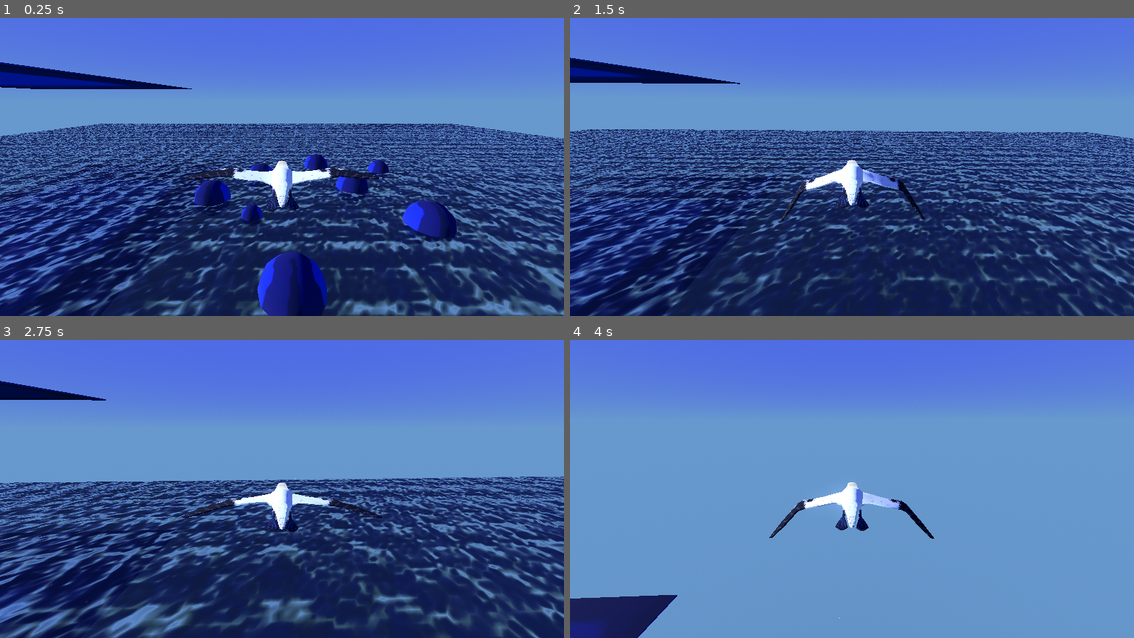
Above: before the commit, frames 1-4 (two rows, left to right).
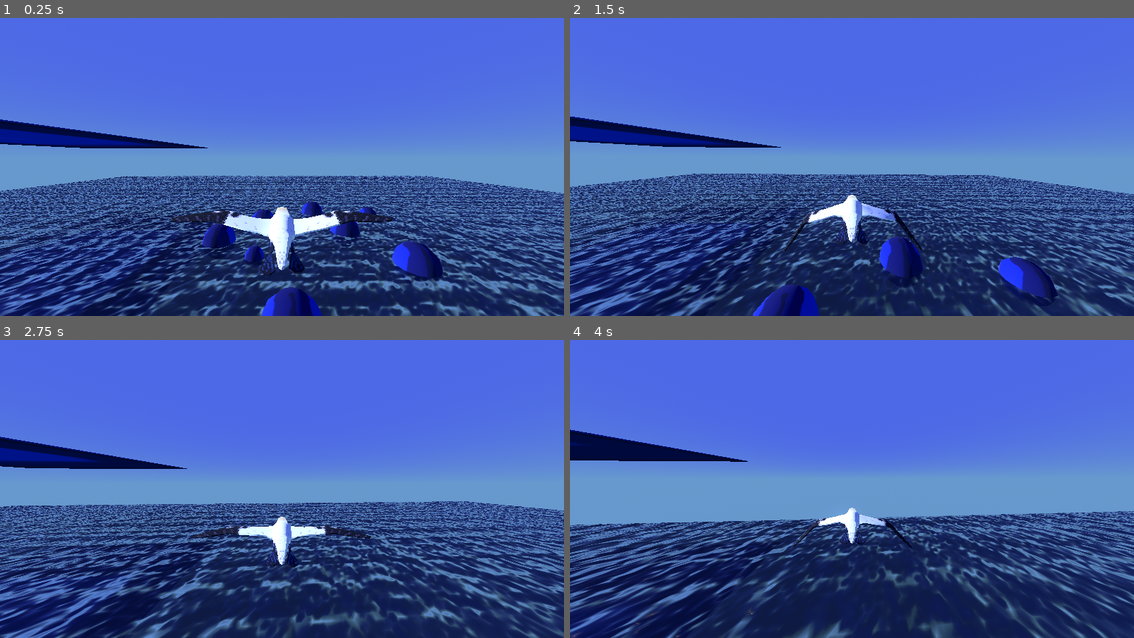
Above: after the commit, the same moments.

Repository: dreamfunicular/trianglegamejam26
Game: Godot game, scene res://BirdTestEnv.tscn
Two runs of this game, one before a commit and one after it. Both use one fixed random seed, a clock stepped at 60 frames per second and the inputs below. The project has no main scene, so this scene is started directly. The engine's default icon, where the game draws it, is replaced by a stand-in: a white triangle on a blue panel in a dark square.
Inputs (mouse positions are in pixels of both pictures, inside the frame that each line leads up to):
- Up to frame 1 (0.25 s): no input
- Up to frame 2 (1.5 s): move the mouse to (880, 158) at 0.52 s; tap Space (Flap) at 0.6, 0.77, 1.07, 1.35 s; move the mouse to (823, 158) at 1.27 s
- Up to frame 3 (2.75 s): tap Space (Flap) at 1.52, 1.82, 2.1 s; move the mouse to (293, 474) at 2.02 s
- Up to frame 4 (4 s): move the mouse to (846, 486) at 2.77 s; tap Space (Flap) at 2.85, 3.02, 3.32, 3.6, 3.77 s; move the mouse to (891, 483) at 3.52 s

The runs differ from the first frame. In frame 1, 62% of the frame differs, in the area x 0-100%, y 14-100%; in frame 2, 58%; in frame 3, 52%; in frame 4, 60%.

Commit message:
juice v1

Diff:
--- a/Objects/Player/player.gd
+++ b/Objects/Player/player.gd
@@ -21,8 +21,8 @@
 @onready var model = $PitchPivot/Gannet2
 
 # Camera settings (COME BACK TO THESE FOR SPEED STUFF)
-const CAMERA_DISTANCE = 5.0
-const CAMERA_HEIGHT = 2.0
+const CAMERA_DISTANCE = 4.0
+const CAMERA_HEIGHT = 1.6
 
 var roll : float = 0.0
 
@@ -61,24 +61,26 @@
 var boost_click = -NON_BOOST_TIME
 var boost_click_2 = -NON_BOOST_TIME
 
+const SHAKE_FREQUENCY : float = 0.2
+var shake_mag : float = 0.0
+var shake_target : float = 0.0
+var shake_time : float = 0.0
+var shake_dir : float = 0.0
+
 var splash_scene = preload("res://Environment/SplashInstance.tscn")
 
 @onready var playback = model.get_anim_tree().get(air_state_playback_path) as AnimationNodeStateMachinePlayback
 
 func _ready():
 	Input.mouse_mode = Input.MOUSE_MODE_CAPTURED
-	camera.position = Vector3(0, CAMERA_HEIGHT, CAMERA_DISTANCE)
-
-	velocity = -transform.basis.z * 50.0
+
+	velocity = -transform.basis.z * 30.0
 
 func _input(event) -> void:
 	if event is InputEventMouseMotion:
 		var weight = update_steer()
 		var mouse_sense = lerp(mouse_sense_vect.y, mouse_sense_vect.x, weight)
 		var turn_clamp = lerp(turn_clamp_vect.y, turn_clamp_vect.x, weight)
-		#rotate_y(clamp(-event.relative.x * mouse_sense, -turn_clamp, turn_clamp))
-		#pitch_pivot.rotate_x(clamp(-event.relative.y * mouse_sense, -turn_clamp, turn_clamp))
-		#roll += event.relative.x * ROLL_SENSE
 		var float_state = state != PlayerStates.FLOAT
 		turn_camera(clamp(-event.relative.x * mouse_sense, -turn_clamp, turn_clamp),
 			clamp(-event.relative.y * mouse_sense, -turn_clamp, turn_clamp), float_state)
@@ -115,12 +117,37 @@
 
 	return 0.0
 
-func update_cam():
+func set_shake(shake: float):
+	if (shake > shake_target):
+		shake_target = shake
+
+func update_cam(delta: float):
+	var weight = clamp((velocity.length() - 20.0) / 80.0, 0.0, 1.0)
+
+	camera.fov = lerp(75.0, 125.0, weight)
+
+	shake_time += delta
+	shake_target = move_toward(shake_target, 0.0, 0.01 * 60 * delta)
+	shake_mag = lerp(shake_mag, shake_target, 0.1 * 60 * delta)
+
+	if (shake_time > SHAKE_FREQUENCY):
+		shake_time = 0.0
+		shake_dir += randf_range(0.6 * PI, 1.4 * PI)
+		shake_dir = fposmod(shake_dir, TAU)
+
+	var offset = sin(shake_time / SHAKE_FREQUENCY * PI) * shake_mag * Vector2.from_angle(shake_dir) * 0.3
+
+	#camera.position = Vector3(offset.x, CAMERA_HEIGHT + offset.y, CAMERA_DISTANCE)
+	camera.position = Vector3(0, CAMERA_HEIGHT, CAMERA_DISTANCE)
+	camera.rotation.y = offset.x * PI / 9
+	camera.rotation.x = offset.y * PI / 9
+
 	if (camera.global_position.y < 0 && not camera_in_water):
 		camera_enter_water()
 
 	if (camera.global_position.y > 0 && camera_in_water):
 		camera_exit_water()
+
 
 func update_state():
 	match state:
@@ -152,6 +179,7 @@
 				if (boost_click > 0.0 && boost_click_2 == -NON_BOOST_TIME):
 					boost_time = BOOST_DUR
 					playback.travel(SUPER_STATE_NAME)
+					set_shake(1.0)
 				else:
 					playback.travel(FLIGHT_STATE_NAME)
 
@@ -161,7 +189,6 @@
 				playback.travel(FLIGHT_STATE_NAME)
 
 func get_speed_lerp() -> float:
-	#if velocity.length() > 50: print("maxed out " + str(randi_range(0, 9)))
 	return min(1.0, velocity.length() / 50)
 
 func set_wing_amt(wing_amount: float) -> void:
@@ -178,7 +205,7 @@
 func _physics_process(delta) -> void:
 	# updates all info about where the bird and the camera are
 	update_state()
-	update_cam()
+	update_cam(delta)
 
 	var wing_amt_height = clamp(position.y/2.0, 0.0, 1.0)
 	var wing_amt_dive = clamp(1.2 - pitch_pivot.global_transform.basis.z.normalized().y * 1.4, 0.0, 1.0)
@@ -211,36 +238,14 @@
 				check_flap()
 			var desired_dir = -pitch_pivot.global_transform.basis.z
 
-			#var speed_weight = clamp(20.0 / max(velocity.length(), 1.0), 0.05, 1.0) * 0.9
 			var speed_weight = pow(ease(get_speed_lerp(), 0.3), 1.4)
 			var turn_weight = pow((1 - abs(velocity.normalized().dot(desired_dir.normalized()))), 1.3)
 
-			#var divespeed_coefficient = 1
-			#if (desired_dir.normalized().y > 0):
-				#divespeed_coefficient = 1 + desired_dir.normalized().y * 10
-
-			#velocity = velocity.lerp(desired_dir * velocity.length(), divespeed_coefficient * speed_weight * 0.05 * 60 * delta)
-			#velocity = velocity.slerp(desired_dir * velocity.length(), divespeed_coefficient * speed_weight * 0.05 * 60 * delta)
-
-			#velocity = velocity.lerp(Vector3.ZERO, speed_weight * 0.001 * 60 * delta)
-			#velocity = velocity.slerp(desired_dir * velocity.length(), 1.0 * 0.05 * 60 * delta)
 			steer_and_fric(0.045 * 60 * delta, speed_weight * turn_weight * 0.025 * 60 * delta)
-
-			#var dot_weight = velocity.normalized().dot(desired_dir.normalized())
 
 	# water bird
 		PlayerStates.DIVE:
 			model.get_anim_tree().set(dive_blend_path, clamp(position.y/-10.0, 0.0, 1.0));
-
-			# Thoughts:
-			# Copy air code, high degree of friction
-			# ... (vel * 0.9 or smth every frame modified by delta)
-			# When facing up or dropping below a speed or above a certain timer, go back up
-			# Have a max speed otw back up ---- clamp to entry speed * 0.9 or smth !!!!
-
-			# this math is kinda temp still but i like the vibe of it.
-			# basically the longer you stay pointed down the longer you go
-			# tthink about it like variable height jump from mario
 
 			var pitch = pitch_pivot.global_transform.basis.z.normalized().y # -1 is straight up, 1 is straight down
 			if pitch < -0.1 or velocity.length() < 10.0 or is_bird_surfacing or velocity.y > 0: # facing up
@@ -251,7 +256,6 @@
 
 			else:
 				velocity.y += (pow(-position.y, 1.2) / 100 + 0.5) * delta * 60
-				print(-position.y)
 
 			var speed_weight = 1.0 - clamp(velocity.length() / 50, 0.2, 1.0)
 			turn_camera(0.0, (1.0 - pitch) * clamp((-position.y) / 70, 0.5, 1.0) * 0.5 * (0.6 + 0.4 * int(is_bird_surfacing)) * delta, true)
@@ -283,6 +287,8 @@
 		var num = randi_range(0, 4)
 		$BirdSounds/Flap.get_child(num).play()
 
+		set_shake(0.4)
+
 func set_shader_value(param: String, value):
 	$UnderwaterEffect.get_child(0).material.set_shader_parameter(param, value);
 
